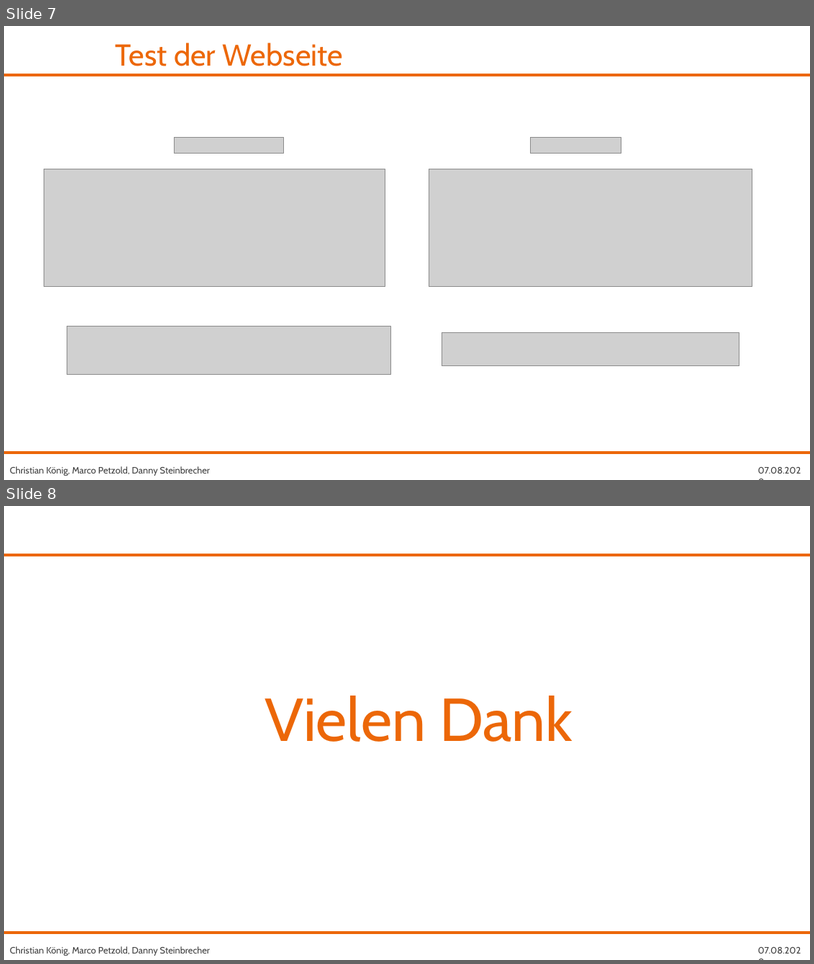
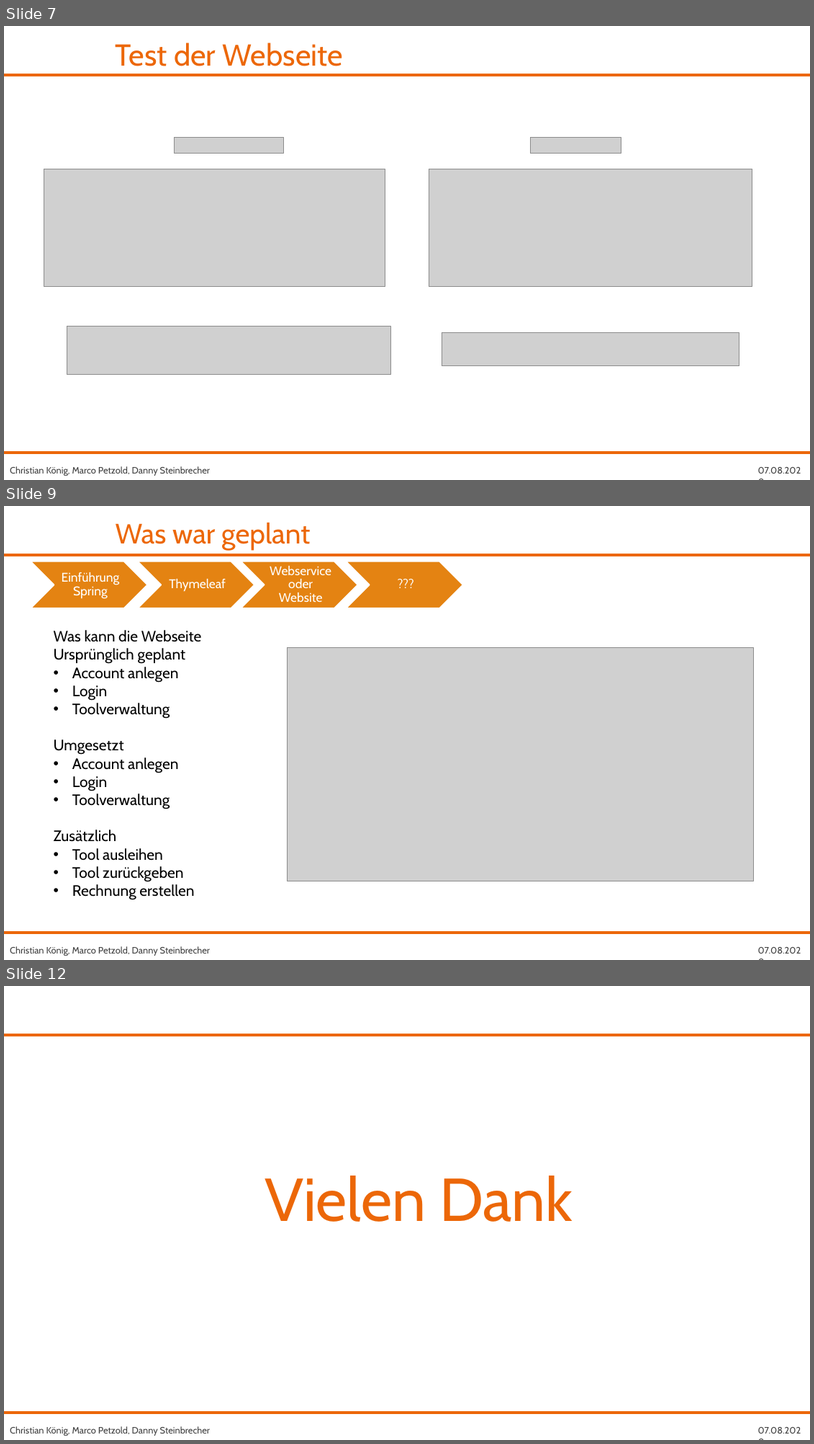
Before and after one commit to fh-erfurt/RentATool, a slide deck: share/presentations/Java 2/RentATool_17.07.2020.pptx. Shown one above the other, each under a label of ours: slides 7 and 8 before the commit, slides 7, 9 and 12 after it; the slides between them are not shown. The pictures are 814x964 and 814x1444 pixels, drawn with LibreOffice and Linux fonts; fonts in the diff are those of the drawing; grey boxes stand for pictures; background and template pictures are left out. Boxes give left, top, right and bottom in pixels: in the first picture for what was removed or moved away, otherwise in the second. Text is boxed around its words. In the diff, an @@ line names an element or a change of style, - is before the commit and + after.

```diff
--- a/share/presentations/Java 2/RentATool_17.07.2020.pptx
+++ b/share/presentations/Java 2/RentATool_17.07.2020.pptx
@@ slide 9 added at [4,506,810,960], background #FFFFFF; not listed: 4 template elements that a slide beside it also shows @@
@@ text added at [116,523,310,550], 33.3 pt, text #EC6708 @@
+Was war geplant
@@ group added at [31,561,463,608]: 4 chevrons, 4 texts @@
+Einführung Spring
+Thymeleaf
+Webservice oder Website
+???
@@ text added at [54,630,202,900], 18 pt, text #000000 @@
+Was kann die Webseite
+Ursprünglich geplant
+• Account anlegen
+• Login
+• Toolverwaltung
+Umgesetzt
+• Account anlegen
+• Login
+• Toolverwaltung
+Zusätzlich
+• Tool ausleihen
+• Tool zurückgeben
+• Rechnung erstellen
@@ picture added at [287,648,754,880] @@
@@ what was slide 8 is now slide 12 @@
```
Also in this commit, not shown: 3 other slides added.
